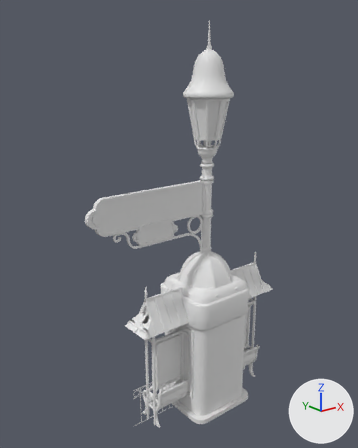
What one commit did to the FBX model Assets/Content/3Dmodels/Props/Street/3Dmodel_Props_Street.fbx.
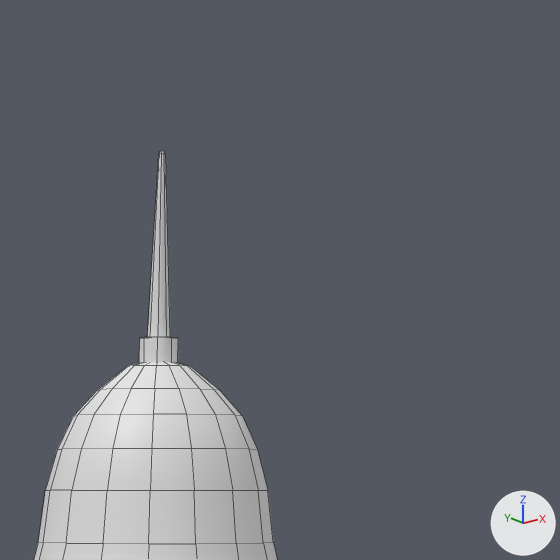
The first picture shows the older version from a 50 mm lens placed at (-6.7, -7.46, 7.34), pointed at (-0.59, 0.18, 4.28). The close-ups show the older and then the newer version on the part from 52% to 74% of the width and 0% to 17% of the height of that picture. Only the edits that show in the close-ups are written down. Every picture has the same lights, and +X, +Y and +Z are marked at lower right. The close-ups show mesh edges as thin lines. Where no turn or scale is listed for an object, it has been applied to the vertices. Vertices at exactly the same position are counted once.

Script lines for the objects in view, before the commit:
```python
me_prop_street_lamp_type1 = bpy.data.meshes.new('Prop_Street_Lamp_Type1')
me_prop_street_lamp_type1.from_pydata(...)  # 1460 vertices, 1404 faces; spans x -0.5..0.5, y -0.5..0.5, z 0.0..8.2
# faces by material slot: [1340, 56, 8]
me_prop_street_lamp_type1.materials.append(mat_material_prop_street)  # white #e7e7e7
me_prop_street_lamp_type1.materials.append(mat_material_light)  # white #e7e7e7
me_prop_street_lamp_type1.materials.append(mat_material_glass)  # white #e7e7e7
ob_prop_street_lamp_type1 = bpy.data.objects.new('Prop_Street_Lamp_Type1', me_prop_street_lamp_type1)
ob_prop_street_lamp_type1.location = (0.0, 0.0, 0.0)
```
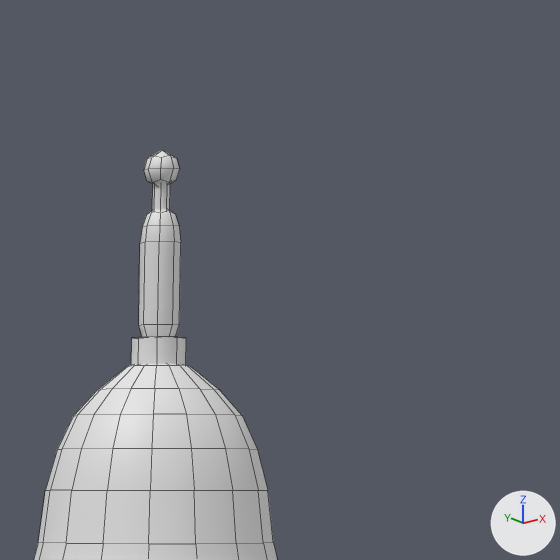
Changed parts and their boxes (x1, y1, x2, y2) in the close-ups (560 x 560 px; the box of a moved part takes in the faces that stretch with it):
part 1 of me_prop_street_lamp_type1, added: after (139, 209, 181, 337)
part 2 of me_prop_street_lamp_type1, added: after (152, 183, 170, 210)
part 3 of me_prop_street_lamp_type1, moved or reshaped: before (139, 150, 178, 363); after (131, 150, 186, 365)

Edits to the bpy script that builds the scene:
```text
Change me_prop_street_lamp_type1:
    used by ob_prop_street_lamp_type1; location = (0.0, 0.0, 0.0)
    remove me_prop_street_lamp_type1.from_pydata(...)  # 1460 vertices, 1404 faces; spans x -0.5..0.5, y -0.5..0.5, z 0.0..8.2
    add me_prop_street_lamp_type1.from_pydata(...)  # 1519 vertices, 1456 faces; spans x -0.5..0.5, y -0.5..0.5, z 0.0..8.2
    me_prop_street_lamp_type1 part 1: a new loose piece of 42 vertices spanning x -0.05..0.05, y -0.05..0.05, z 7.73..8.07, in mat_material_prop_street (white #e7e7e7)
    me_prop_street_lamp_type1 part 2: a new loose piece of 16 vertices spanning x -0.02..0.02, y -0.02..0.02, z 8.04..8.13, in mat_material_prop_street (white #e7e7e7)
    me_prop_street_lamp_type1 part 3
    24 vertices are removed from x -0.03..0.03, y -0.03..0.03, z 7.75..8.2
    20 faces are deleted
    16 vertices move from x -0.05..0.05, y -0.05..0.05, z 7.65..7.75 to x -0.07..0.07, y -0.07..0.07, z 7.65..7.75
    25 vertices are added at x -0.05..0.05, y -0.05..0.05, z 8.11..8.19
    24 new faces join them, mat_material_prop_street (white #e7e7e7)
```
